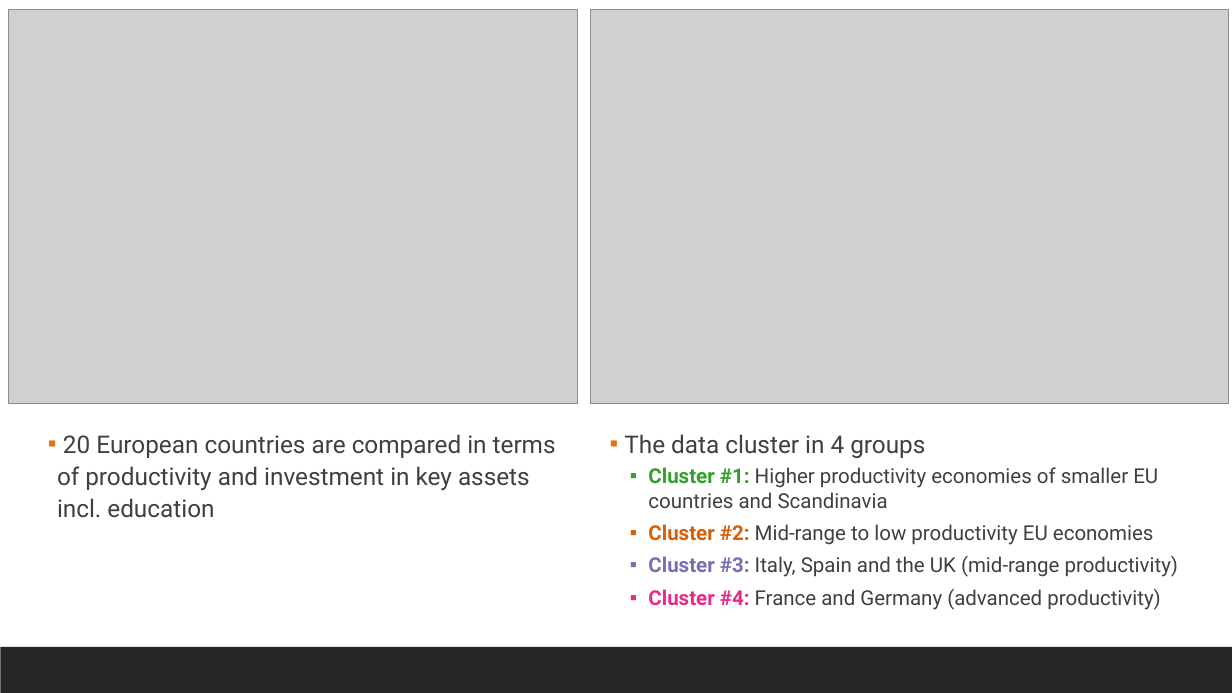
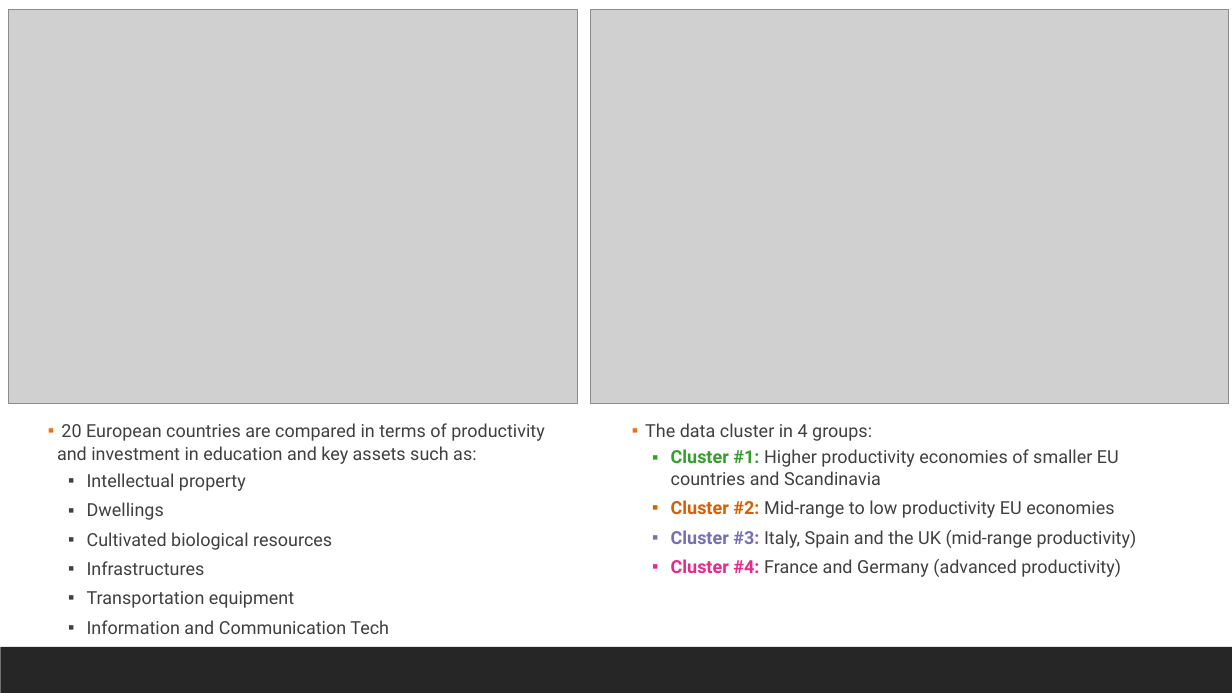
Before and after one commit to JohnHios/final_project, a slide deck: slide 8 of deloitte_investment_project/outputs/Deloitte_Investment_Project_JohnHios.pptx. Drawn at 1232x693 pixels with LibreOffice and Linux fonts; fonts in the diff are those of the drawing; grey boxes stand for pictures. Boxes give left, top, right and bottom in pixels: in the first picture for what was removed or moved away, otherwise in the second. Text is boxed around its words. In the diff, an @@ line names an element or a change of style, - is before the commit and + after.

```diff
--- a/deloitte_investment_project/outputs/Deloitte_Investment_Project_JohnHios.pptx
+++ b/deloitte_investment_project/outputs/Deloitte_Investment_Project_JohnHios.pptx
@@ text "The data cluster in 4 ...": place and size @@
-text "The data cluster in 4 ..." at box(624, 434, 1179, 610)
+text "The data cluster in 4 ..." at box(645, 423, 1137, 577)
@@ text at box(57, 423, 544, 634): text changed; size 19 to 14 pt @@
-▪ 20 European countries are compared in terms of productivity and investment in key assets incl. education
+▪ 20 European countries are compared in terms of productivity and investment in education and key assets such as:
+  ▪ Intellectual property
+  ▪ Dwellings
+  ▪ Cultivated biological resources
+  ▪ Infrastructures
+  ▪ Transportation equipment
+  ▪ Information and Communication Tech
@@ text at box(645, 423, 872, 441): text changed; size 19 to 14 pt @@
-▪ The data cluster in 4 groups
+▪ The data cluster in 4 groups:
@@ text at box(671, 449, 1137, 577): size 16 to 14 pt @@
```
Also in this commit, not shown: 5 other slides changed, 4 other files.
